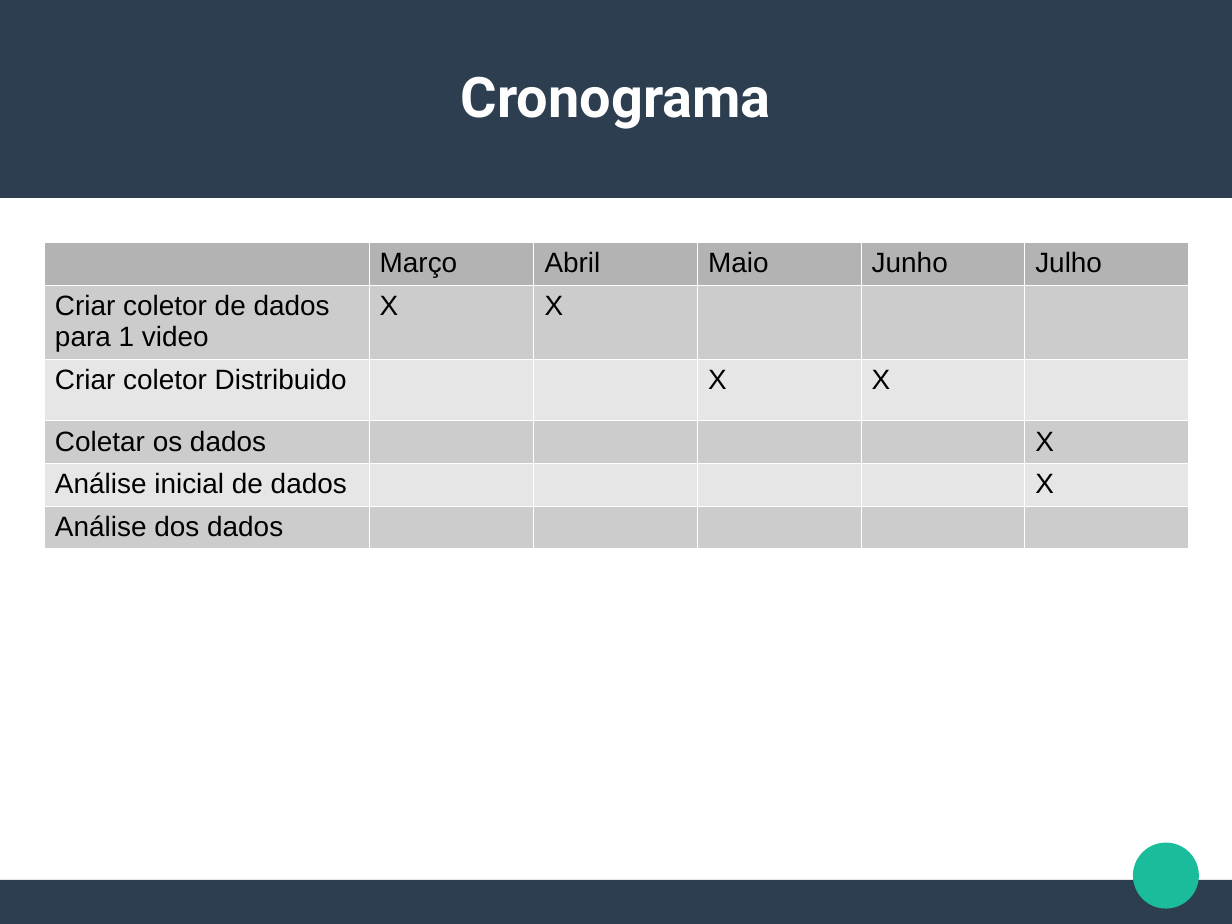
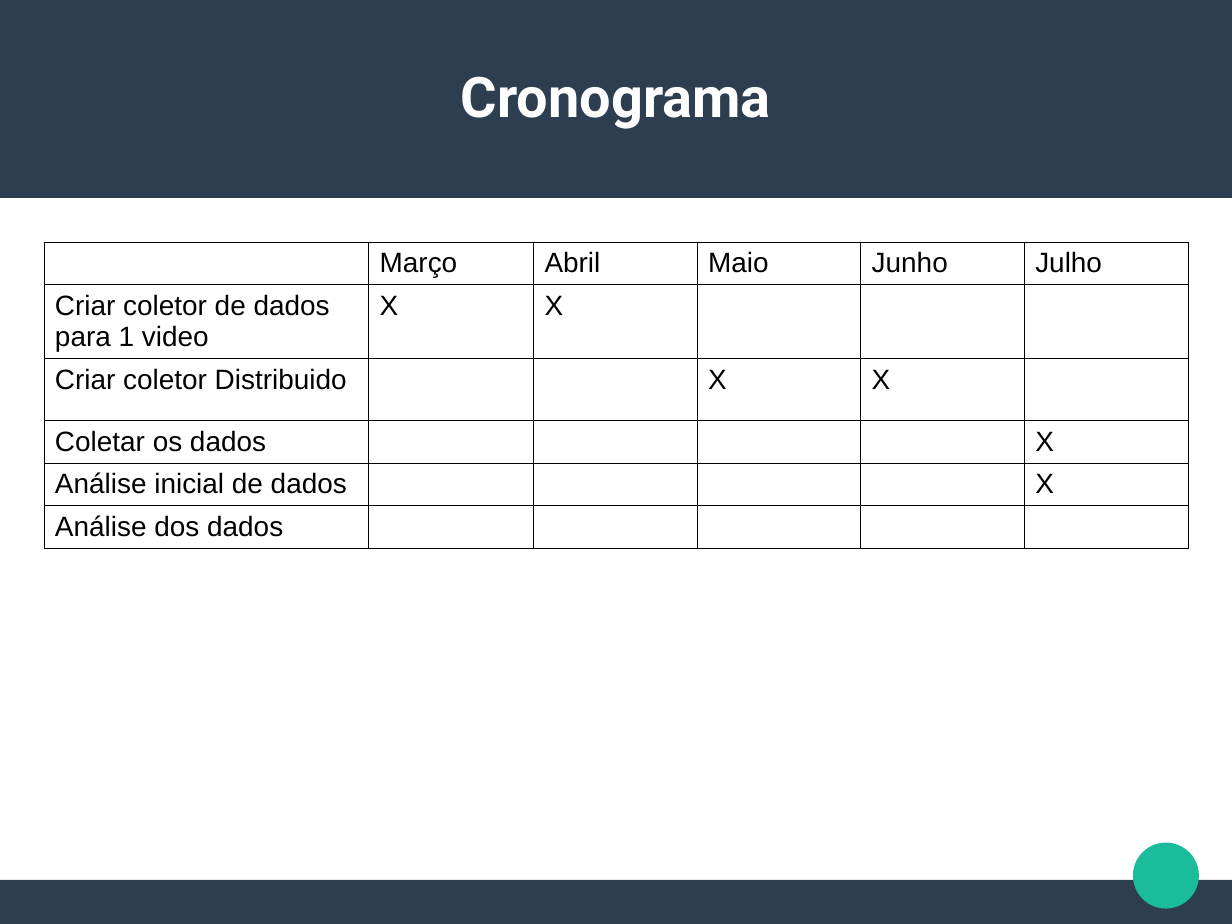
Before and after one commit to lucasbissaro/TCC_LucasBissaro, a slide deck: slide 12 of TCC apresentação 3.odp. Drawn at 1232x924 pixels with LibreOffice and Linux fonts; fonts in the diff are those of the drawing. Boxes give left, top, right and bottom in pixels: in the first picture for what was removed or moved away, otherwise in the second. Text is boxed around its words. In the diff, an @@ line names an element or a change of style, - is before the commit and + after.

```diff
--- a/TCC apresentação 3.odp
+++ b/TCC apresentação 3.odp
@@ table at bbox=[44, 241, 1186, 548] @@
@@ fill #B3B3B3 to none in 5 cells @@
@@ fill #CCCCCC to none in 6 cells @@
@@ fill #E6E6E6 to none in 5 cells @@
@@ borders changed @@
```
Also in this commit, not shown: 1 other slide changed, 5 other files.
